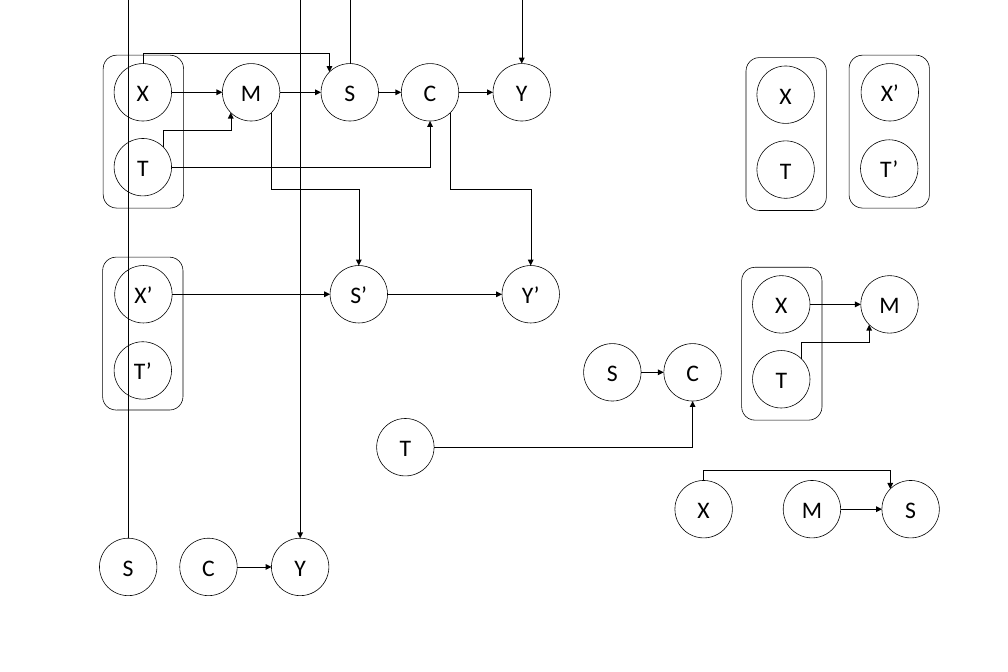
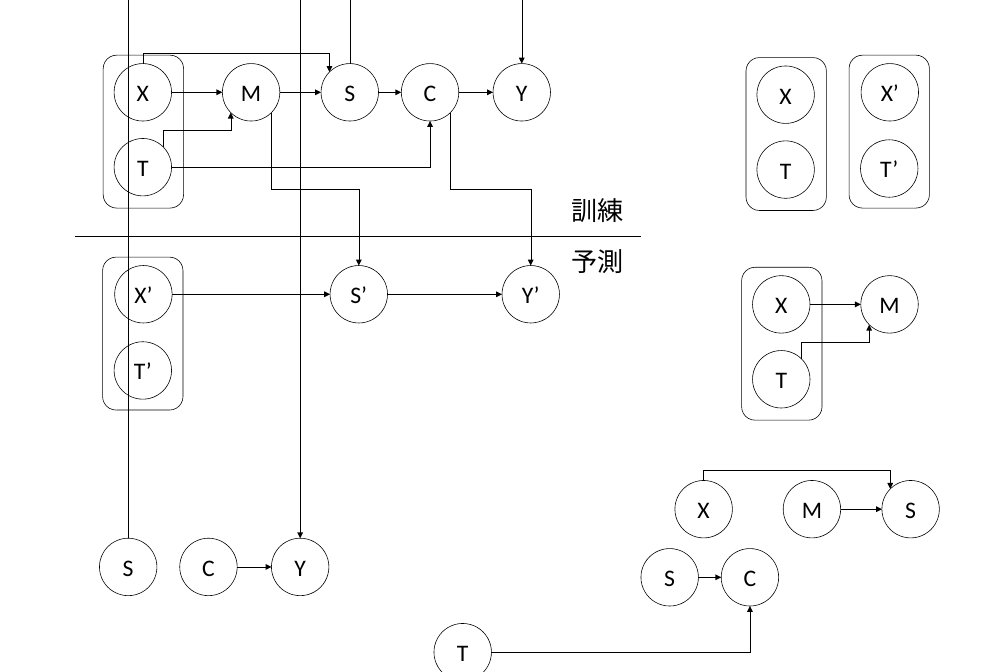
Before and after one commit to Rio114/MachineLearning, a slide deck: slide 13 of unbalance/images.pptx. Drawn at 1008x672 pixels with LibreOffice and Linux fonts; fonts in the diff are those of the drawing. Boxes give left, top, right and bottom in pixels: in the first picture for what was removed or moved away, otherwise in the second. Text is boxed around its words. In the diff, an @@ line names an element or a change of style, - is before the commit and + after.

```diff
--- a/unbalance/images.pptx
+++ b/unbalance/images.pptx
@@ text added at bbox=[571, 198, 623, 222], 44 pt, text #000000 @@
+訓練
@@ line added from (75, 236) to (641, 236), #000000 0.5 pt @@
@@ text added at bbox=[571, 249, 623, 273], 44 pt, text #000000 @@
+予測
@@ 3 ellipses: place and size @@
-3 ellipses at bbox=[377, 344, 722, 476]
+3 ellipses at bbox=[434, 549, 779, 672]
@@ arrow moved from (641, 373) - (664, 373) to (699, 577) - (721, 577) @@
@@ elbow arrow moved from (434, 447) - (693, 401) to (492, 652) - (750, 606) @@
```
Also in this commit, not shown: 6 other slides changed, 29 other files.
